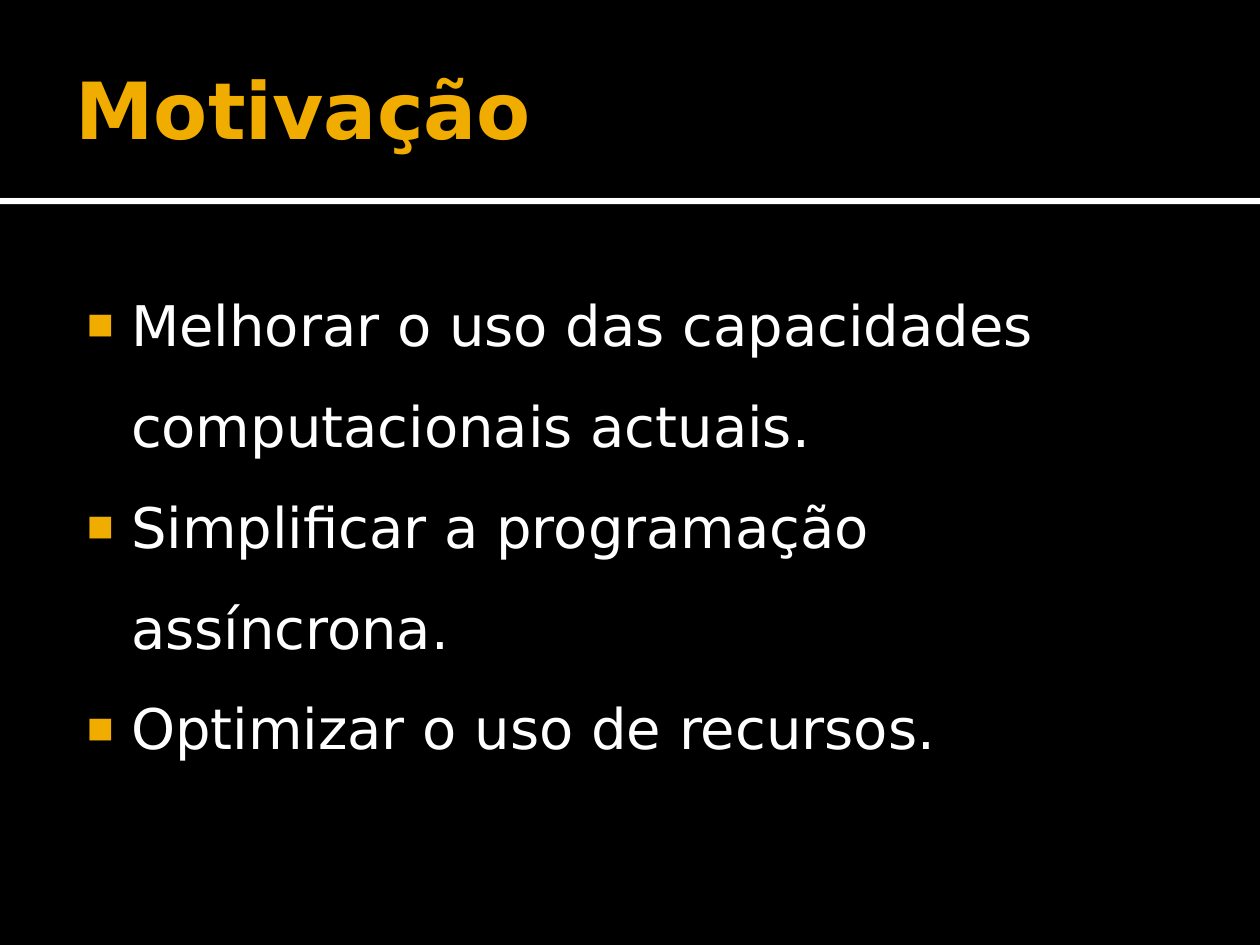
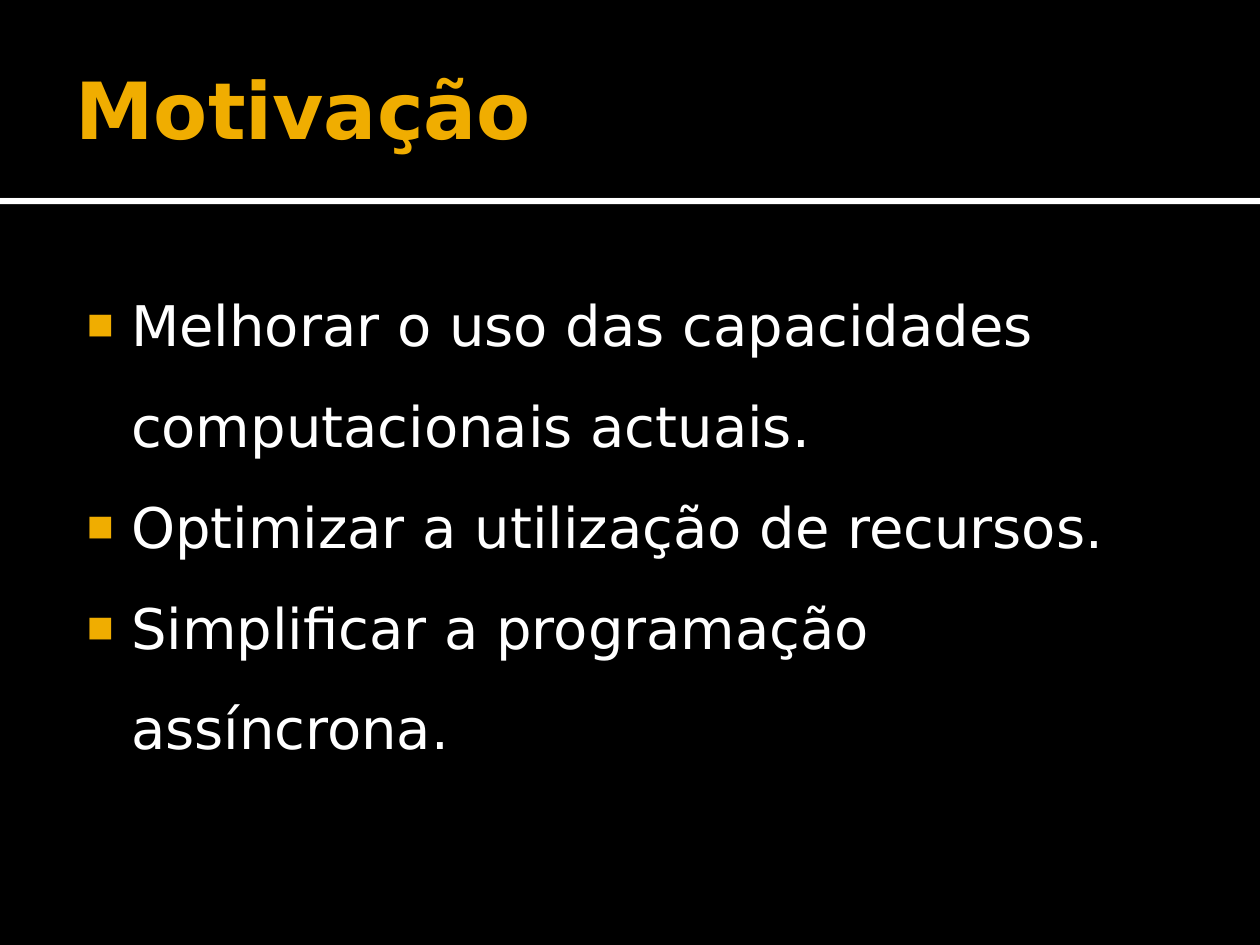
Before and after one commit to DVDPT/Programmatically-Speaking-Repository, a slide deck: slide 4 of AsyncStuff/AsyncDemo/Slides.pptx. Drawn at 1260x945 pixels with LibreOffice and Linux fonts; fonts in the diff are those of the drawing. Boxes give left, top, right and bottom in pixels: in the first picture for what was removed or moved away, otherwise in the second. Text is boxed around its words. In the diff, an @@ line names an element or a change of style, - is before the commit and + after.

```diff
--- a/AsyncStuff/AsyncDemo/Slides.pptx
+++ b/AsyncStuff/AsyncDemo/Slides.pptx
@@ text at <box>131,504,1103,559</box>: paragraph added @@
+■ Optimizar a utilização de recursos.
@@ text at <box>131,706,935,761</box>: paragraph removed @@
-■ Optimizar o uso de recursos.
```
Also in this commit, not shown: 4 other slides changed, 1 slide added, 2 slides removed, 2 other files.
